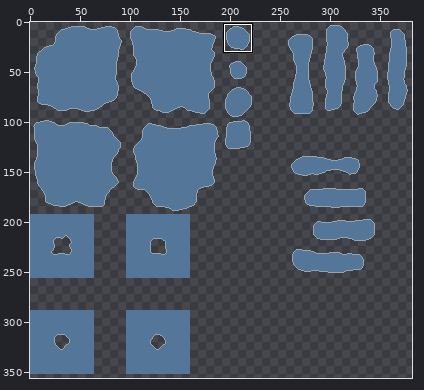
Edited in one commit: pixel-art file (Assets/Graphics/Tilemaps/StandingWater.aseprite). Above, an overview of the earlier version with the close-up marked.
Close-up. Old version:
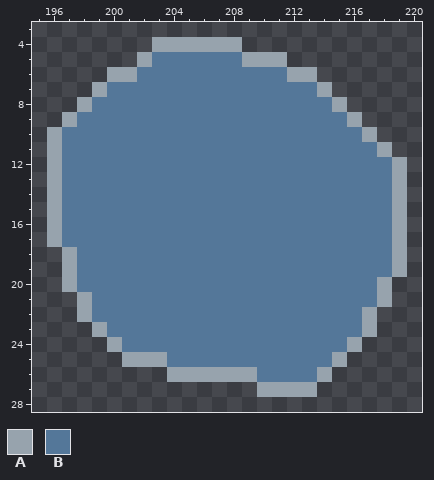
384x512 pixels, 1 frame. Shown: x 195..220, y 3..28. The wide view leaves out empty margins. The commit also changed other parts of the picture, which this record leaves out.
Palette (. is transparent): A #97a3ad  B #547799
Pixels before, first column x 196:
 4 .......AAAAAA...........
 5 ......ABBBBBBAAA........
 6 ....AABBBBBBBBBBAA......
 7 ...ABBBBBBBBBBBBBBA.....
 8 ..ABBBBBBBBBBBBBBBBA....
 9 .ABBBBBBBBBBBBBBBBBBA...
10 ABBBBBBBBBBBBBBBBBBBBA..
11 ABBBBBBBBBBBBBBBBBBBBBA.
12 ABBBBBBBBBBBBBBBBBBBBBBA
13 ABBBBBBBBBBBBBBBBBBBBBBA
14 ABBBBBBBBBBBBBBBBBBBBBBA
15 ABBBBBBBBBBBBBBBBBBBBBBA
16 ABBBBBBBBBBBBBBBBBBBBBBA
17 ABBBBBBBBBBBBBBBBBBBBBBA
18 .ABBBBBBBBBBBBBBBBBBBBBA
19 .ABBBBBBBBBBBBBBBBBBBBBA
20 .ABBBBBBBBBBBBBBBBBBBBA.
21 ..ABBBBBBBBBBBBBBBBBBBA.
22 ..ABBBBBBBBBBBBBBBBBBA..
23 ...ABBBBBBBBBBBBBBBBBA..
24 ....ABBBBBBBBBBBBBBBA...
25 .....AAABBBBBBBBBBBA....
26 ........AAAAAABBBBA.....
27 ..............AAAA......
The same view after the edit:
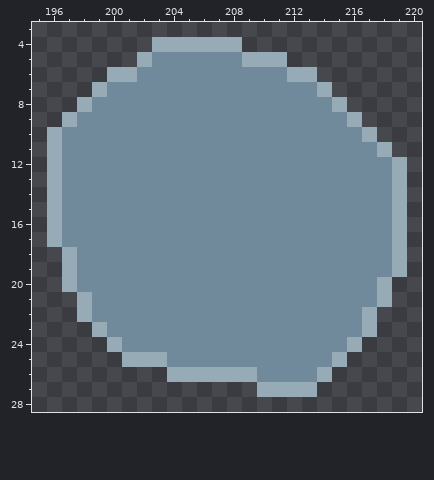
Diff:
colour A: #97a3ad -> #96abb6
colour B: #547799 -> #708a9c
Changed places in both close-ups, as pixel boxes (x1, y1, x2, y2):
changed: (47, 37, 407, 397)
